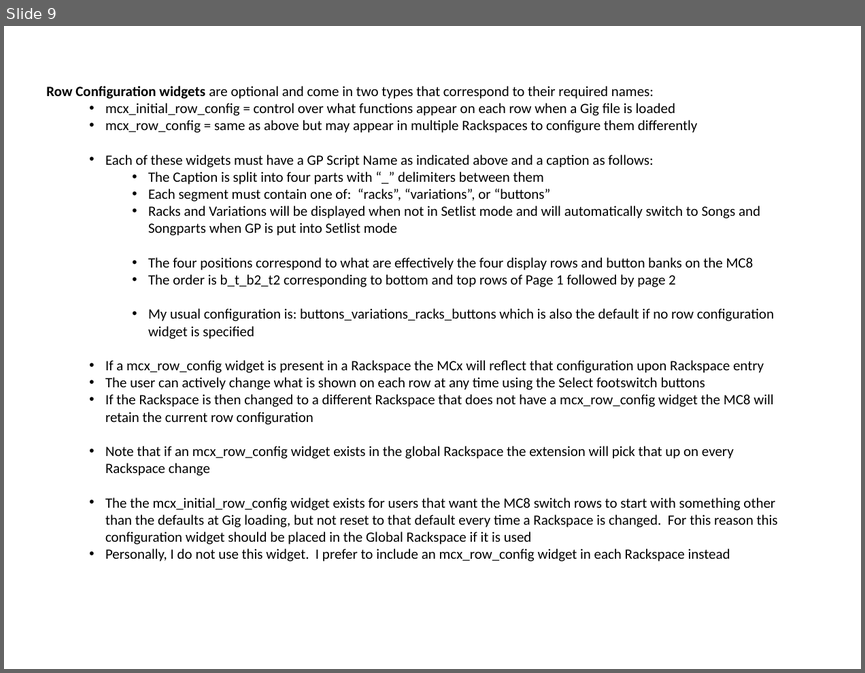
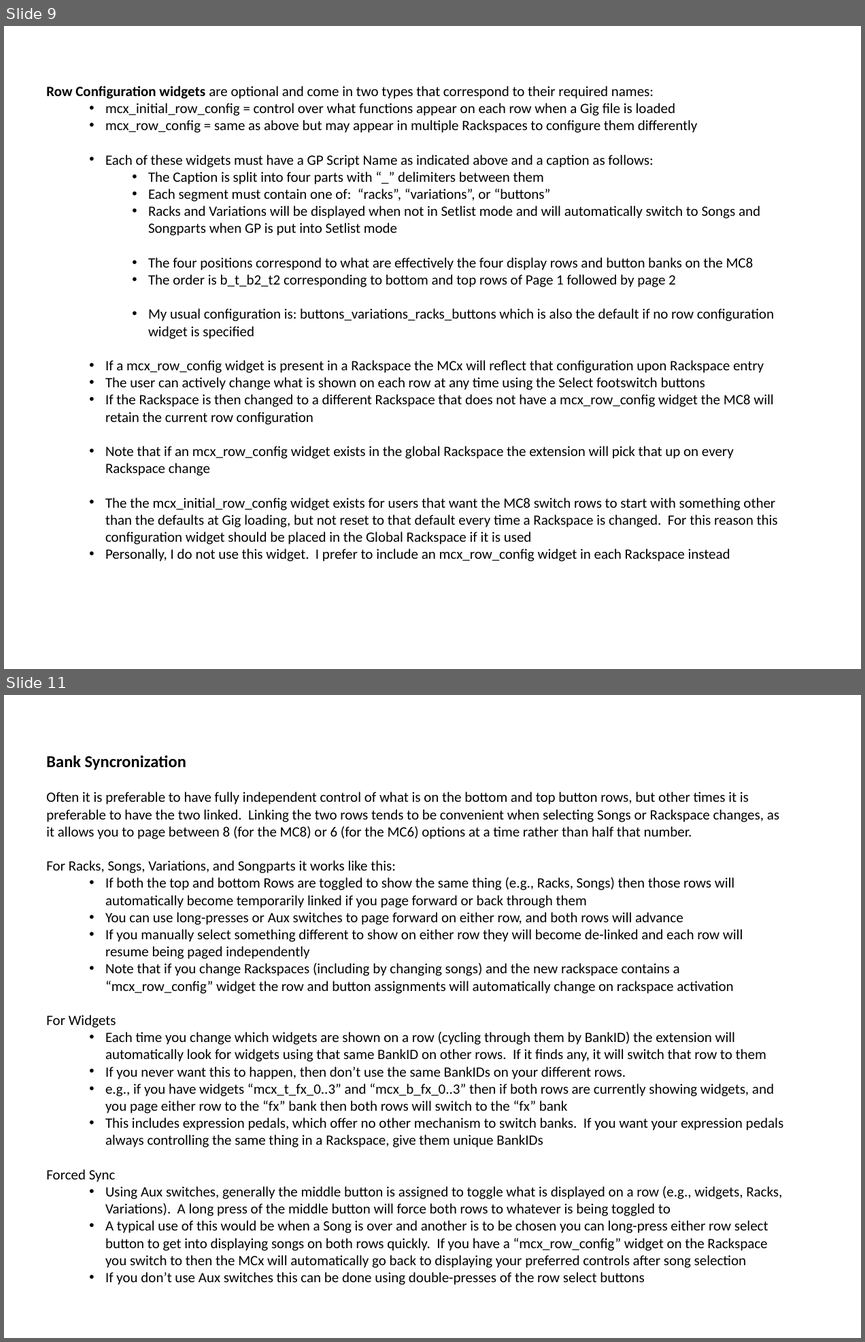
Before and after one commit to WidnerM/GP-MC8, a slide deck: MC8.pptx. Shown one above the other, each under a label of ours: slide 9 before the commit, slides 9 and 11 after it; the slides between them are not shown. The pictures are 865x673 and 865x1342 pixels, drawn with LibreOffice and Linux fonts; fonts in the diff are those of the drawing. Boxes give left, top, right and bottom in pixels: in the first picture for what was removed or moved away, otherwise in the second. Text is boxed around its words. In the diff, an @@ line names an element or a change of style, - is before the commit and + after.

```diff
--- a/MC8.pptx
+++ b/MC8.pptx
@@ slide 11 added at <box>4,695,861,1338</box>, background #FFFFFF @@
@@ text added at <box>46,755,784,1285</box>, 12 pt, text #000000 @@
+Bank Syncronization
+Often it is preferable to have fully independent control of what is on the bottom and top button rows, but other times it is preferable to have the two linked. Linking the two rows tends to be convenient when selecting Songs or Rackspace changes, as it allows you to page between 8 (for the MC8) or 6 (for the MC6) options at a time rather than half that number.
+For Racks, Songs, Variations, and Songparts it works like this:
+  • If both the top and bottom Rows are toggled to show the same thing (e.g., Racks, Songs) then those rows will automatically become temporarily linked if you page forward or back through them
+  • You can use long-presses or Aux switches to page forward on either row, and both rows will advance
+  • If you manually select something different to show on either row they will become de-linked and each row will resume being paged independently
+  • Note that if you change Rackspaces (including by changing songs) and the new rackspace contains a “mcx_row_config” widget the row and button assignments will automatically change on rackspace activation
+For Widgets
+  • Each time you change which widgets are shown on a row (cycling through them by BankID) the extension will automatically look for widgets using that same BankID on other rows. If it finds any, it will switch that row to them
+  • If you never want this to happen, then don’t use the same BankIDs on your different rows.
+  • e.g., if you have widgets “mcx_t_fx_0..3” and “mcx_b_fx_0..3” then if both rows are currently showing widgets, and you page either row to the “fx” bank then both rows will switch to the “fx” bank
+  • This includes expression pedals, which offer no other mechanism to switch banks. If you want your expression pedals always controlling the same thing in a Rackspace, give them unique BankIDs
+Forced Sync
+  • Using Aux switches, generally the middle button is assigned to toggle what is displayed on a row (e.g., widgets, Racks, Variations). A long press of the middle button will force both rows to whatever is being toggled to
+  • A typical use of this would be when a Song is over and another is to be chosen you can long-press either row select button to get into displaying songs on both rows quickly. If you have a “mcx_row_config” widget on the Rackspace you switch to then the MCx will automatically go back to displaying your preferred controls after song selection
+  • If you don’t use Aux switches this can be done using double-presses of the row select buttons
```
Also in this commit, not shown: 6 slides changed, 1 other slide added, 2 other files.
